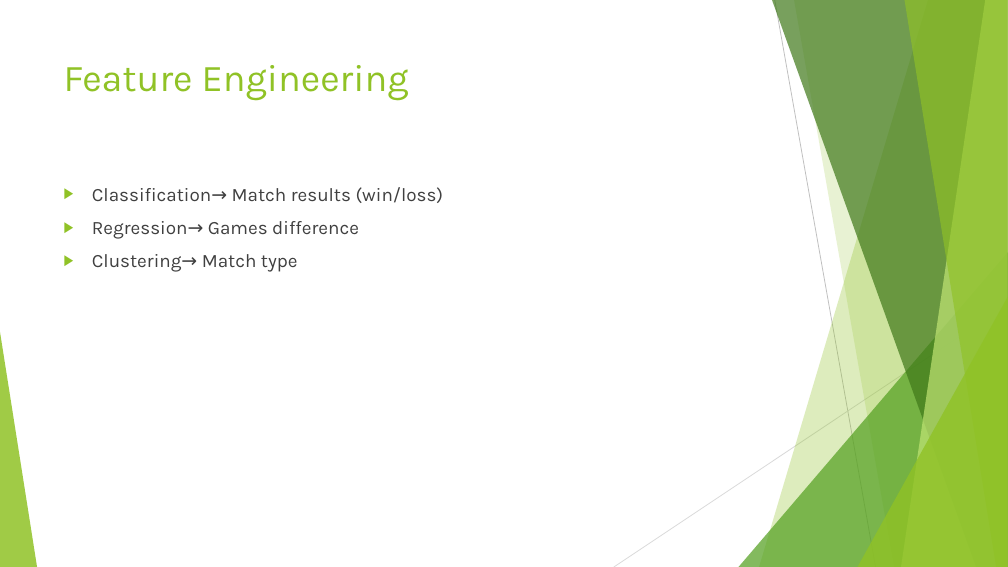
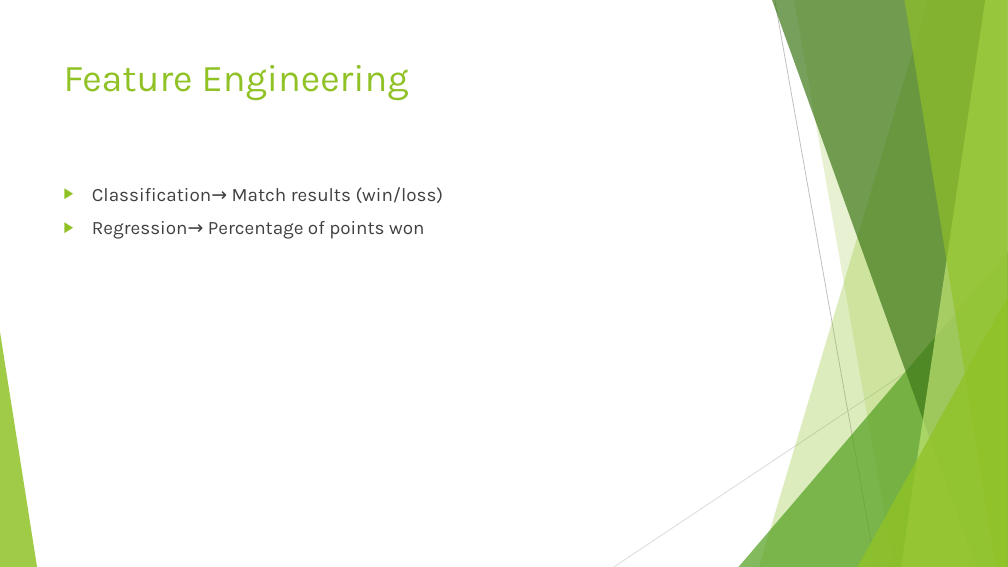
Before and after one commit to nponticelli/ml1-project, a slide deck: slide 5 of ATP Tennis Matches.pptx. Drawn at 1008x567 pixels with LibreOffice and Linux fonts; fonts in the diff are those of the drawing. Boxes give left, top, right and bottom in pixels: in the first picture for what was removed or moved away, otherwise in the second. Text is boxed around its words. In the diff, an @@ line names an element or a change of style, - is before the commit and + after.

Commit message:
ace percentage in process

```diff
--- a/ATP Tennis Matches.pptx
+++ b/ATP Tennis Matches.pptx
@@ text at box(92, 221, 424, 239): text changed @@
-▶ Regression→ Games difference
-▶ Clustering→ Match type
+▶ Regression→ Percentage of points won
```
Also in this commit, not shown: 2 slides added, 1 slide removed, 2 other files.
